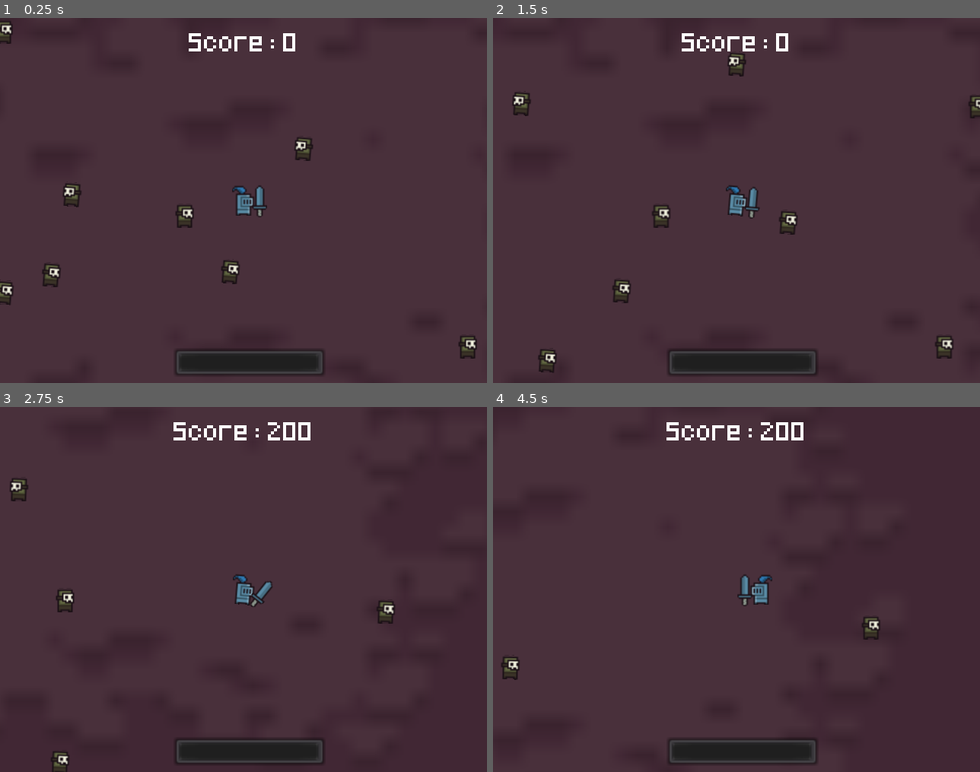
Above: before the commit, frames 1-4 (two rows, left to right).
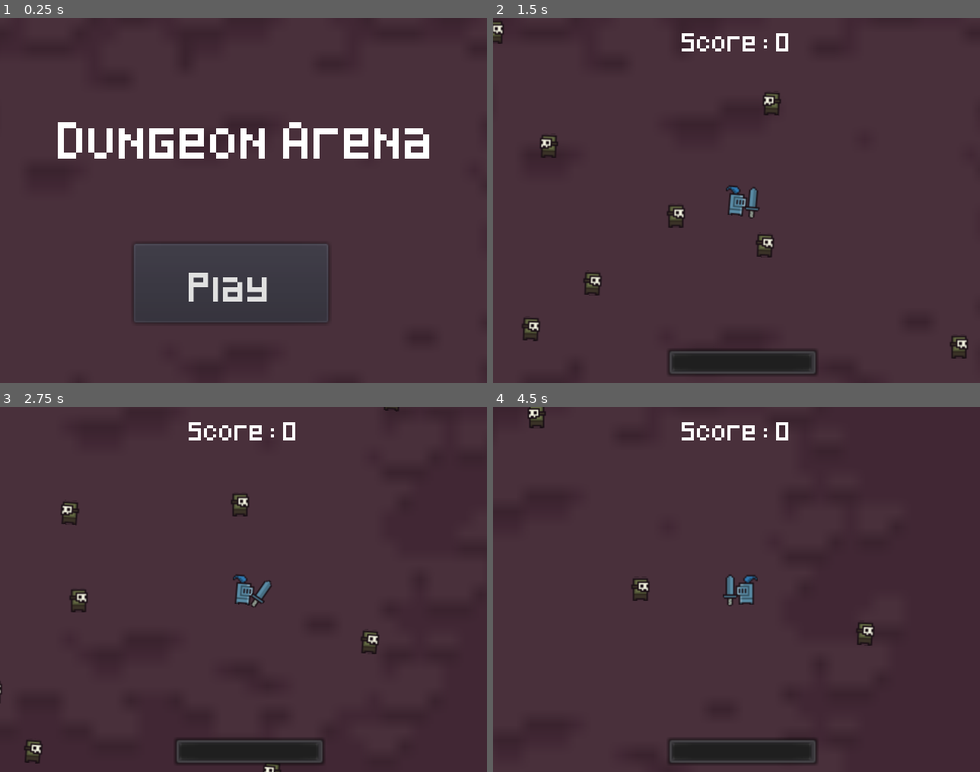
Above: after the commit, the same moments.

Repository: Falskim/godot-praktikum-multimedia
Game: Godot game, scene res://scene/title.tscn
Two runs of this game, one before a commit and one after it. Both use one fixed random seed, a clock stepped at 60 frames per second and the inputs below. Before the commit the project starts from res://scene/game.tscn.
Inputs (mouse positions are in pixels of both pictures, inside the frame that each line leads up to):
- Up to frame 1 (0.25 s): no input
- Up to frame 2 (1.5 s): click (726, 284) at 0.5 s, where only the run after the commit has a clickable "Play"; hold Right (ui_right) from 1.28 s (still down)
- Up to frame 3 (2.75 s): tap Space (ui_select) at 1.52, 2.27 s; release Right (ui_right) at 2.03 s; hold Down (ui_down) from 2.03 s (still down)
- Up to frame 4 (4.5 s): release Down (ui_down) at 2.78 s; hold Right (ui_right) 2.78-3.53 s; hold Up (ui_up) 3.53-4.28 s; tap Space (ui_select) at 3.77 s; hold Left (ui_left) from 4.28 s (still down)

The runs differ from the first frame. In frame 1, 7.3% of the frame differs, in the area x 0-98%, y 0-98%; in frame 2, 2.3%; in frame 3, 1.9%; in frame 4, 1.7%.

Commit message:
Add title screen

Diff:
--- a/project.godot
+++ b/project.godot
@@ -15,8 +15,8 @@
 
 [application]
 
-config/name="Prototype Praktikum"
-run/main_scene="res://scene/game.tscn"
+config/name="Dunge"
+run/main_scene="res://scene/title.tscn"
 config/icon="res://icon.png"
 
 [display]
--- a/scene/game.gd
+++ b/scene/game.gd
@@ -26,7 +26,10 @@
 func _on_Player_take_damage():
 	PLAYER_HP -= 1
 	$GUI.update_hp(PLAYER_HP)
+
 	if PLAYER_HP <= 0:
+		$Player.visible = false
+		$Player.set_physics_process(false)
 		$GUI.display_game_over()
 
 
--- a/scene/player.gd
+++ b/scene/player.gd
@@ -15,12 +15,10 @@
 	$CollisionShape2D.disabled = false
 
 
-func _process(delta):
+func _physics_process(delta):
 	if Input.is_action_just_pressed("ui_select"):
 		 $Sprite/Position2D/Sword.attack()
 
-
-func _physics_process(delta):
 	var input_vector = Vector2.ZERO
 	input_vector.x = Input.get_action_strength("ui_right") - Input.get_action_strength("ui_left")
 	input_vector.y = Input.get_action_strength("ui_down") - Input.get_action_strength("ui_up")
--- /dev/null
+++ b/scene/title.gd
@@ -0,0 +1,5 @@
+extends Node2D
+
+
+func _on_Button_pressed():
+	get_tree().change_scene("res://scene/game.tscn")
--- /dev/null
+++ b/scene/title.tscn
@@ -0,0 +1,51 @@
+[gd_scene load_steps=7 format=2]
+
+[ext_resource path="res://assets/0x72_16x16DungeonTileset.v4.png" type="Texture" id=1]
+[ext_resource path="res://scene/title.gd" type="Script" id=2]
+[ext_resource path="res://assets/Pixeled.ttf" type="DynamicFontData" id=3]
+
+[sub_resource type="AtlasTexture" id=1]
+flags = 4
+atlas = ExtResource( 1 )
+region = Rect2( 1, 88, 62, 53 )
+
+[sub_resource type="DynamicFont" id=2]
+size = 20
+font_data = ExtResource( 3 )
+
+[sub_resource type="DynamicFont" id=3]
+font_data = ExtResource( 3 )
+
+[node name="Title" type="Node2D"]
+position = Vector2( 146.834, 130.353 )
+script = ExtResource( 2 )
+
+[node name="Sprite" type="Sprite" parent="."]
+scale = Vector2( 10, 10 )
+texture = SubResource( 1 )
+__meta__ = {
+"_edit_lock_": true
+}
+
+[node name="Label" type="Label" parent="."]
+margin_left = -109.353
+margin_top = -82.252
+margin_right = 138.647
+margin_bottom = -26.252
+custom_fonts/font = SubResource( 2 )
+text = "Dungeon Arena"
+__meta__ = {
+"_edit_use_anchors_": false
+}
+
+[node name="Button" type="Button" parent="."]
+margin_left = -58.7268
+margin_top = 18.1047
+margin_right = 69.2732
+margin_bottom = 70.1047
+custom_fonts/font = SubResource( 3 )
+text = "Play"
+__meta__ = {
+"_edit_use_anchors_": false
+}
+[connection signal="pressed" from="Button" to="." method="_on_Button_pressed"]
